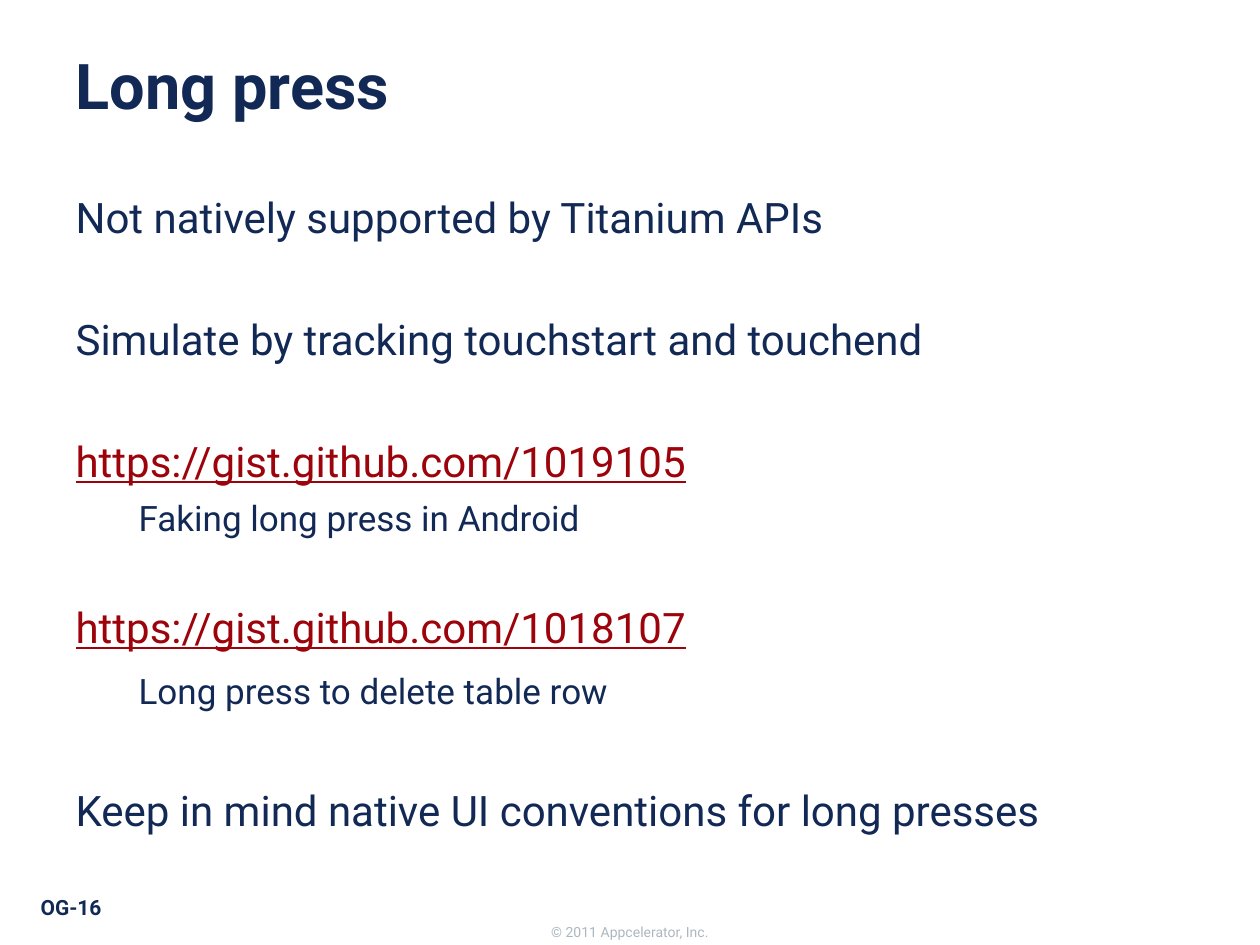
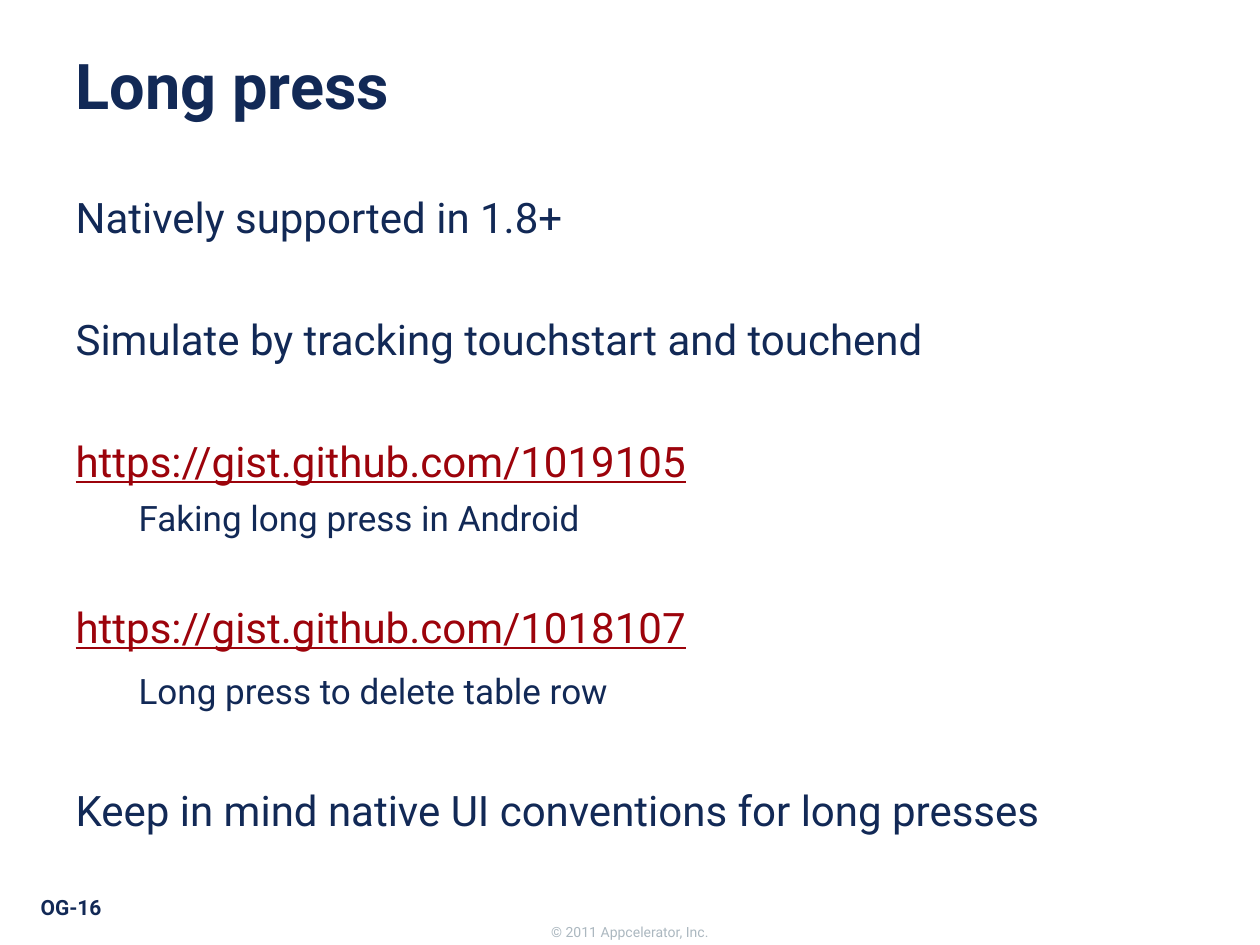
Before and after one commit to appcelerator-forks/appcelerator-training.tcmd_certification, a slide deck: slide 16 of 325.pptx. Drawn at 1260x945 pixels with LibreOffice and Linux fonts; fonts in the diff are those of the drawing; background and template pictures are left out. Boxes give left, top, right and bottom in pixels: in the first picture for what was removed or moved away, otherwise in the second. Text is boxed around its words. In the diff, an @@ line names an element or a change of style, - is before the commit and + after.

```diff
--- a/325.pptx
+++ b/325.pptx
@@ text at box(76, 201, 562, 242): text changed @@
-Not natively supported by Titanium APIs
+Natively supported in 1.8+
```
Also in this commit, not shown: 2 other slides changed, 1 slide added, 1 slide removed, 7 other files.
